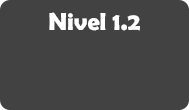
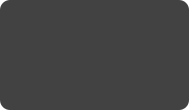
Layers edited between the first and the second 189×110 image:
hid "Nivel 1.2" over [49, 12, 140, 31]
